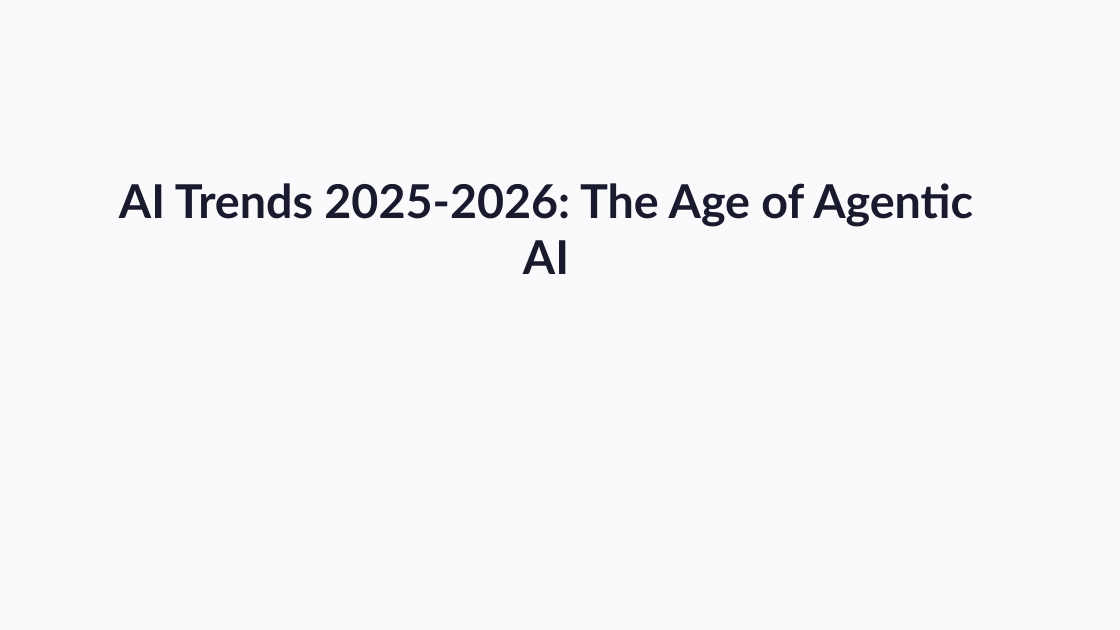
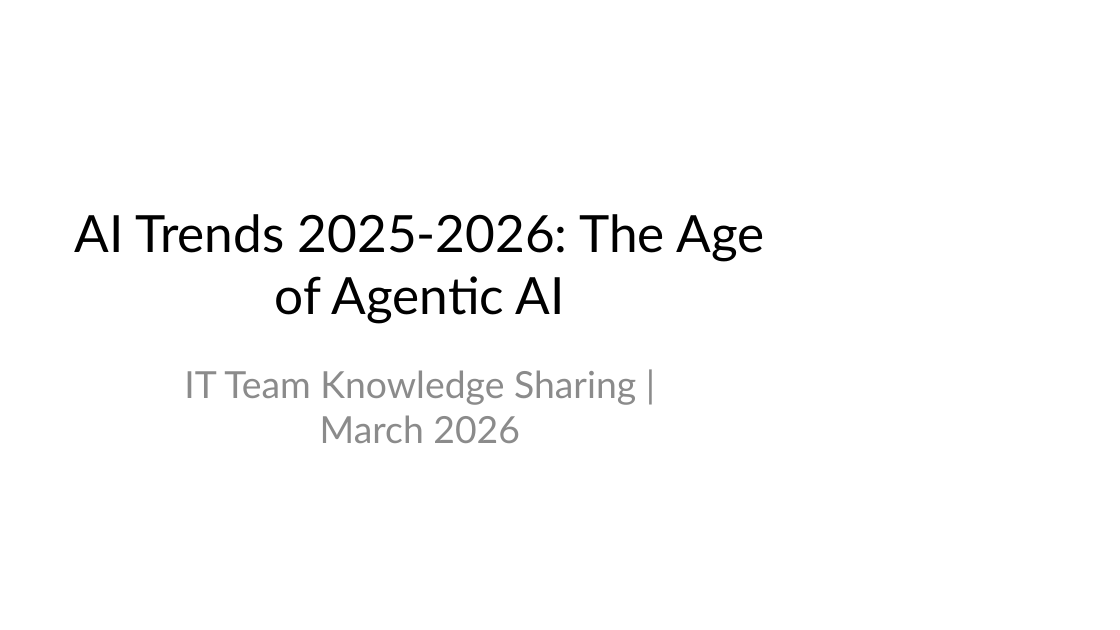
Before and after one commit to givethedog/ppt-maker, a slide deck: slide 1 of output/ai-trends-en/report.pptx (slide 2 before the commit). Drawn at 1120x630 pixels with LibreOffice and Linux fonts; fonts in the diff are those of the drawing. Boxes give left, top, right and bottom in pixels: in the first picture for what was removed or moved away, otherwise in the second. Text is boxed around its words. In the diff, an @@ line names an element or a change of style, - is before the commit and + after.

```diff
--- a/output/ai-trends-en/report.pptx
+++ b/output/ai-trends-en/report.pptx
@@ background #FAFAFC to #FFFFFF @@
@@ title "AI Trends 2025-2026: The Age ...": place and size @@
-title "AI Trends 2025-2026: The Age ..." at bbox=[119, 183, 973, 274]
+title "AI Trends 2025-2026: The Age ..." at bbox=[75, 214, 764, 324]
@@ title "AI Trends 2025-2026: The Age ..." at bbox=[75, 214, 764, 324]: size 40 to 44 pt, text colour #1A1A2E to #000000, bold off; vertical alignment top to middle @@
@@ subtitle added at bbox=[184, 370, 636, 443], 32 pt, text #8C8C8C @@
+IT Team Knowledge Sharing | March 2026
```
Also in this commit, not shown: 5 other slides changed, 4 slides added, 5 slides removed, 1 other file.
